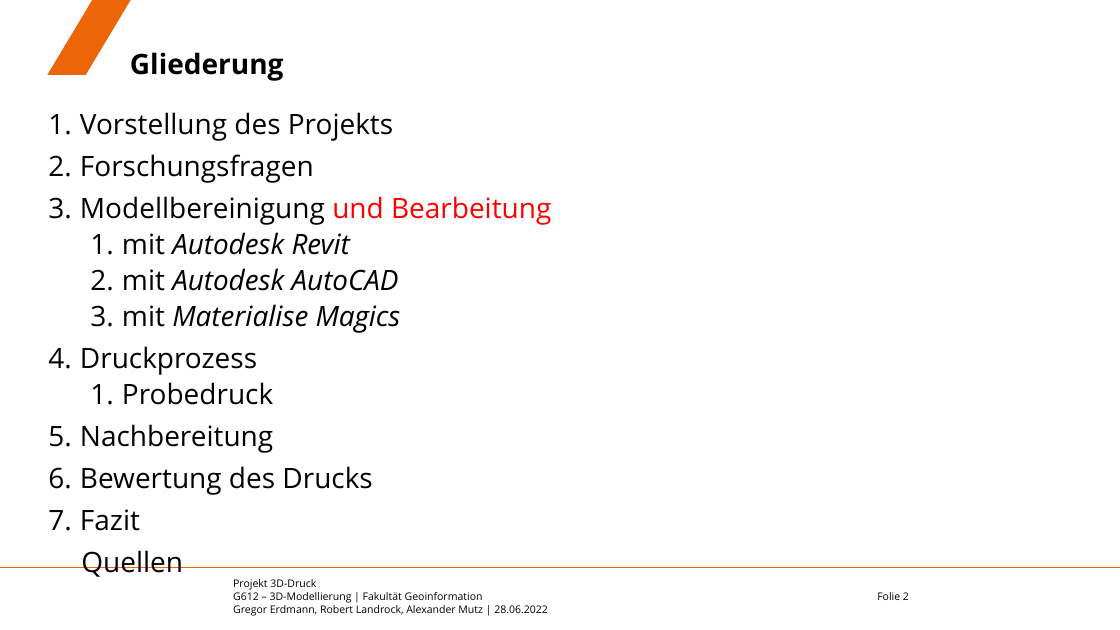
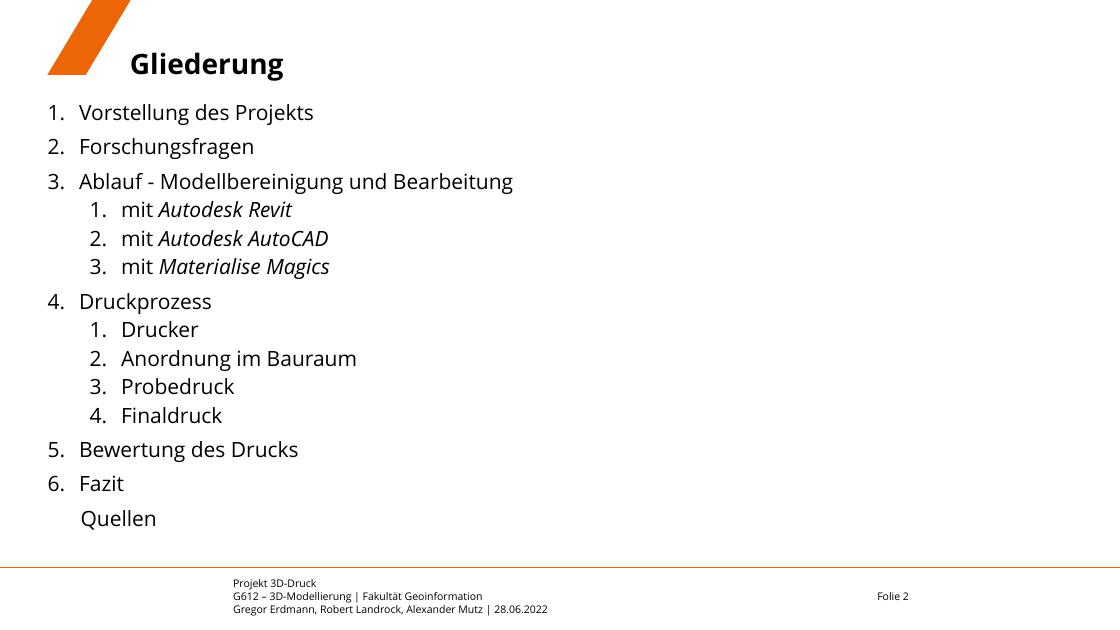
Before and after one commit to eamutz/LGS_print, a slide deck: slide 2 of Endvortrag.pptx. Drawn at 1120x630 pixels with LibreOffice and Linux fonts; fonts in the diff are those of the drawing; background and template pictures are left out. Boxes give left, top, right and bottom in pixels: in the first picture for what was removed or moved away, otherwise in the second. Text is boxed around its words. In the diff, an @@ line names an element or a change of style, - is before the commit and + after.

```diff
--- a/Endvortrag.pptx
+++ b/Endvortrag.pptx
@@ text "Vorstellung des Projekts": place and size @@
-text "Vorstellung des Projekts" at box(80, 112, 551, 577)
+text "Vorstellung des Projekts" at box(79, 104, 513, 530)
@@ text at box(79, 104, 330, 530): size 24 to 18 pt in "Vorstellung des Projekts", "Forschungsfragen", "mit Autodesk Revit", "mit Autodesk AutoCAD" and 6 more places @@
@@ text at box(79, 173, 513, 194): text changed; size 24 to 18 pt @@
-3. Modellbereinigung und Bearbeitung
+3. Ablauf - Modellbereinigung und Bearbeitung
@@ text at box(121, 321, 357, 371): paragraphs added @@
+  1. Drucker
+  2. Anordnung im Bauraum
@@ text at box(121, 407, 222, 424): text changed; size 24 to 18 pt @@
-5. Nachbereitung
+  4. Finaldruck
```
Also in this commit, not shown: 7 other slides changed, 9 slides added, 2 slides removed.
